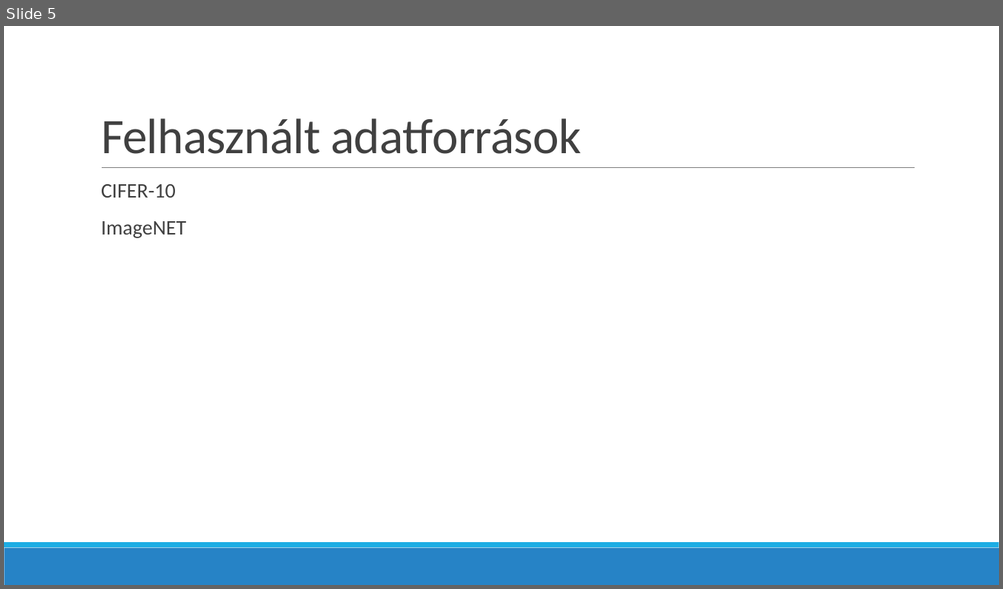
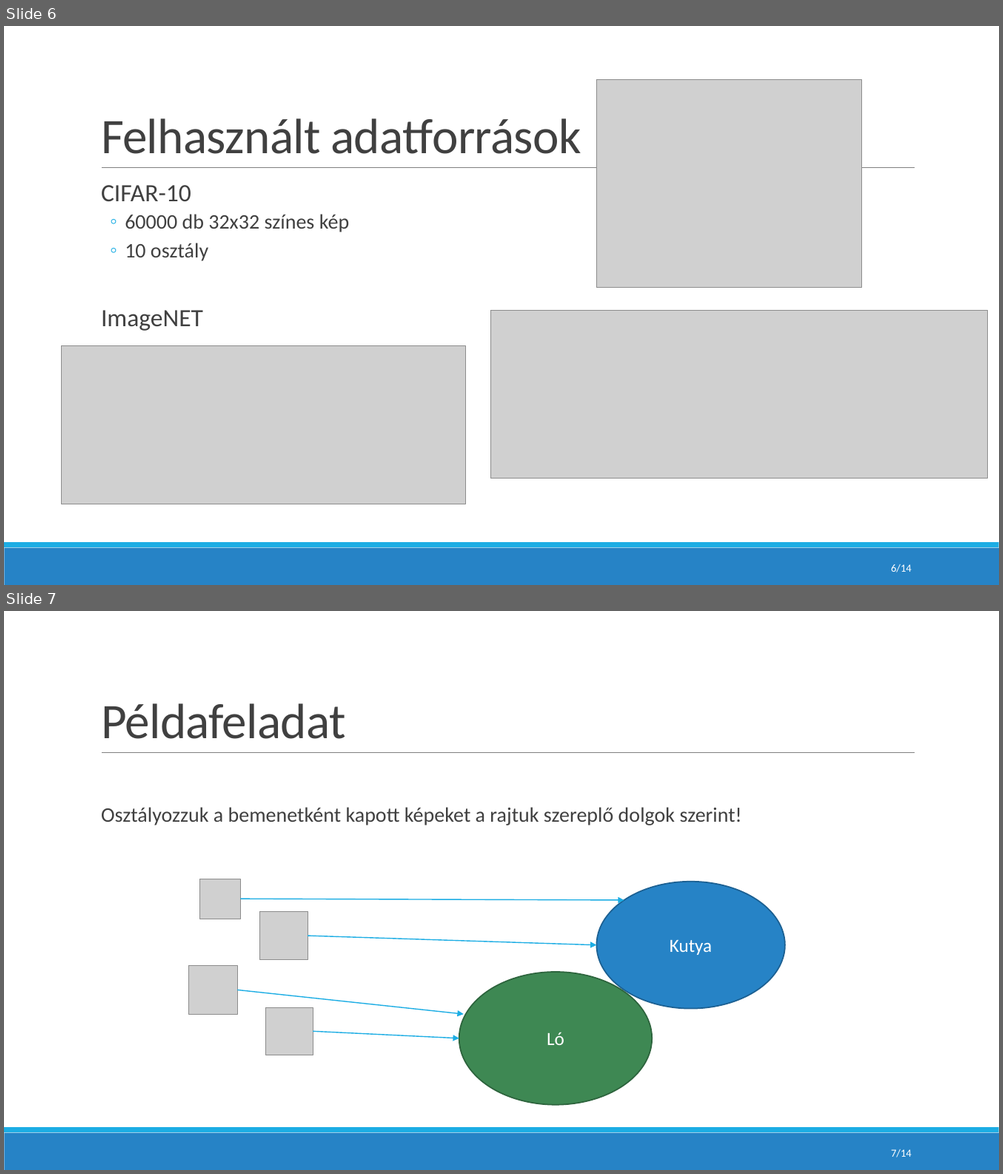
Before and after one commit to koojozsef/AI-project-for-university, a slide deck: doc/Presentation.pptx. Shown one above the other, each under a label of ours: slide 5 before the commit, slides 6 and 7 after it. The pictures are 1003x589 and 1003x1174 pixels, drawn with LibreOffice and Linux fonts; fonts in the diff are those of the drawing; grey boxes stand for pictures. Boxes give left, top, right and bottom in pixels: in the first picture for what was removed or moved away, otherwise in the second. Text is boxed around its words. In the diff, an @@ line names an element or a change of style, - is before the commit and + after.

```diff
--- a/doc/Presentation.pptx
+++ b/doc/Presentation.pptx
@@ slide 7 added at [4, 611, 999, 1170], background #FFFFFF; not listed: 3 template elements that a slide beside it also shows @@
@@ title added at [101, 703, 345, 739], 48 pt, text #404040 @@
+Példafeladat
@@ text added at [101, 807, 742, 826], 20 pt, text #404040 @@
+  Osztályozzuk a bemenetként kapott képeket a rajtuk szereplő dolgok szerint!
@@ picture added at [200, 879, 241, 919] @@
@@ arrow added from (241, 899) to (624, 900), #1CADE4 1 pt @@
@@ ellipse added at [597, 882, 785, 1008], fill #2683C6, outline #1C6192 1.25 pt, 18 pt, text #FFFFFF @@
+Kutya
@@ picture added at [259, 911, 307, 960] @@
@@ arrow added from (307, 937) to (597, 945), #1CADE4 1 pt @@
@@ picture added at [189, 966, 238, 1014] @@
@@ ellipse added at [459, 972, 652, 1105], fill #3E8853, outline #2E653D 1.25 pt, 18 pt, text #FFFFFF @@
+Ló
@@ arrow added from (238, 990) to (464, 1014), #1CADE4 1 pt @@
@@ picture added at [266, 1008, 313, 1055] @@
@@ arrow added from (313, 1032) to (459, 1039), #1CADE4 1 pt @@
@@ page number added at [891, 1150, 911, 1158], 10.5 pt, text #FFFFFF @@
+7/14
@@ what was slide 5 is now slide 6 @@
@@ slide 6 changed as well @@
@@ picture added at [597, 80, 862, 287] @@
@@ text at [101, 185, 350, 261]: text changed @@
-  CIFER-10
+  CIFAR-10
+  ◦ 60000 db 32x32 színes kép
+  ◦ 10 osztály
@@ text at [101, 310, 203, 331]: size 20 to 24 pt in "ImageNET" @@
@@ picture added at [490, 310, 987, 478] @@
@@ picture added at [61, 346, 465, 505] @@
@@ page number added at [891, 565, 911, 573], 10.5 pt, text #FFFFFF @@
+6/14
```
Also in this commit, not shown: 7 other slides changed, 5 other slides added, 2 slides removed, 2 other files.
